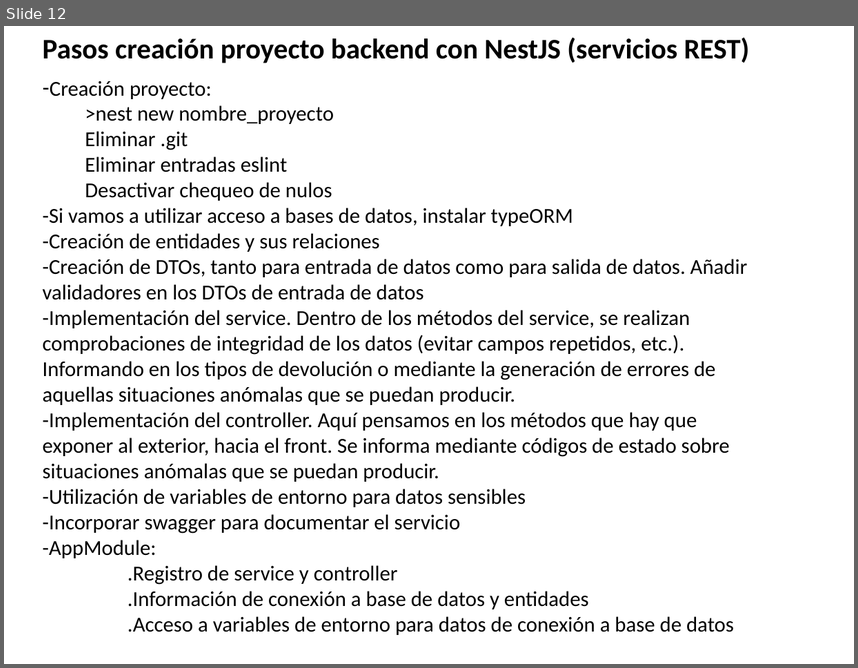
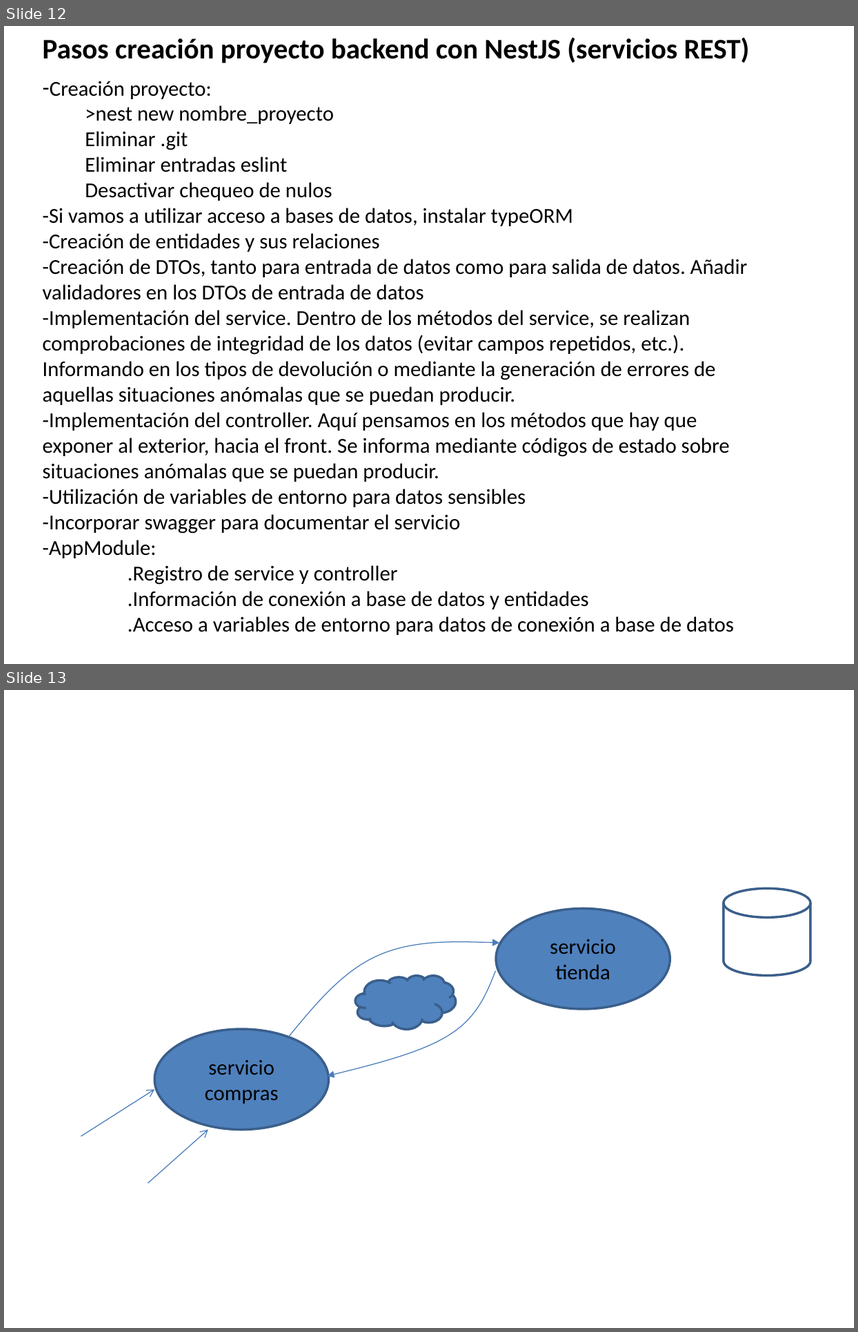
Before and after one commit to amartinsierra/nest2025, a slide deck: pizarra.pptx. Shown one above the other, each under a label of ours: slide 12 before the commit, slides 12 and 13 after it. The pictures are 858x668 and 858x1332 pixels, drawn with LibreOffice and Linux fonts; fonts in the diff are those of the drawing. Boxes give left, top, right and bottom in pixels: in the first picture for what was removed or moved away, otherwise in the second. Text is boxed around its words. In the diff, an @@ line names an element or a change of style, - is before the commit and + after.

```diff
--- a/pizarra.pptx
+++ b/pizarra.pptx
@@ slide 13 added at box(4, 690, 854, 1328), background #FFFFFF @@
@@ cylinder added at box(723, 888, 810, 975), outline #3A5F8C 2 pt @@
@@ ellipse added at box(496, 909, 671, 1009), fill #4F81BD, outline #3A5F8C 2 pt @@
@@ freeform shape added at box(289, 940, 499, 1037), outline #4B7EBC 0.75 pt @@
@@ text added at box(550, 939, 616, 979), 18 pt, text #000000 @@
+servicio tienda
@@ freeform shape added at box(327, 971, 495, 1076), outline #4B7EBC 0.75 pt @@
@@ cloud added at box(355, 976, 455, 1029), fill #4F81BD, outline #3A5F8C 2 pt @@
@@ ellipse added at box(154, 1029, 329, 1130), fill #4F81BD, outline #3A5F8C 2 pt @@
@@ text added at box(205, 1060, 279, 1103), 18 pt, text #000000 @@
+servicio compras
@@ arrow added from (81, 1136) to (154, 1089), #4B7EBC 0.75 pt @@
@@ arrow added from (148, 1183) to (208, 1130), #4B7EBC 0.75 pt @@
```
Also in this commit, not shown: 1 other slide added, 13 other files.
